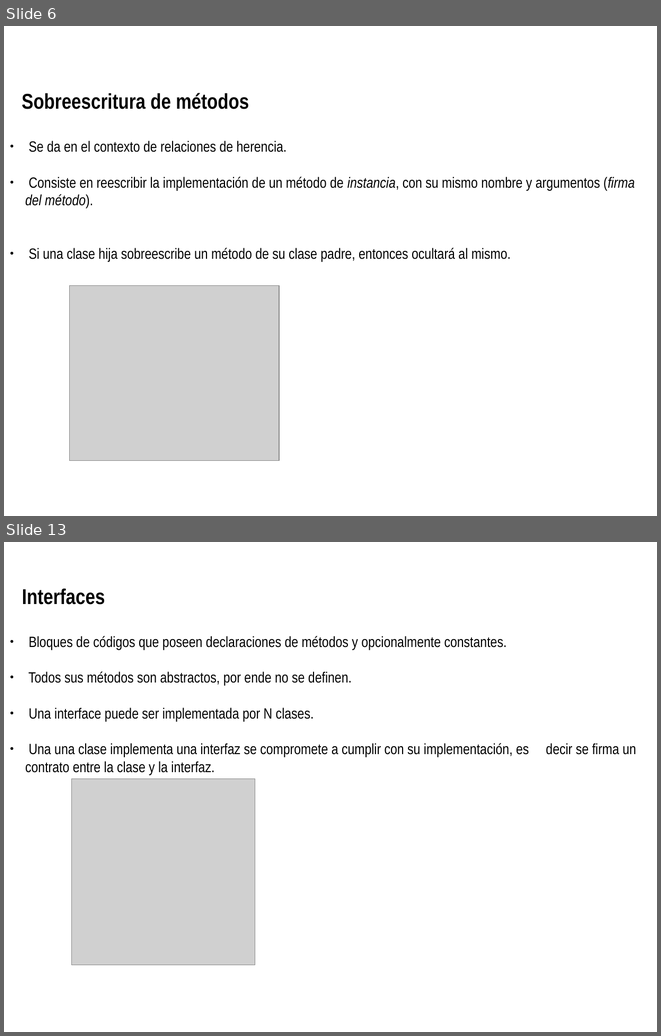
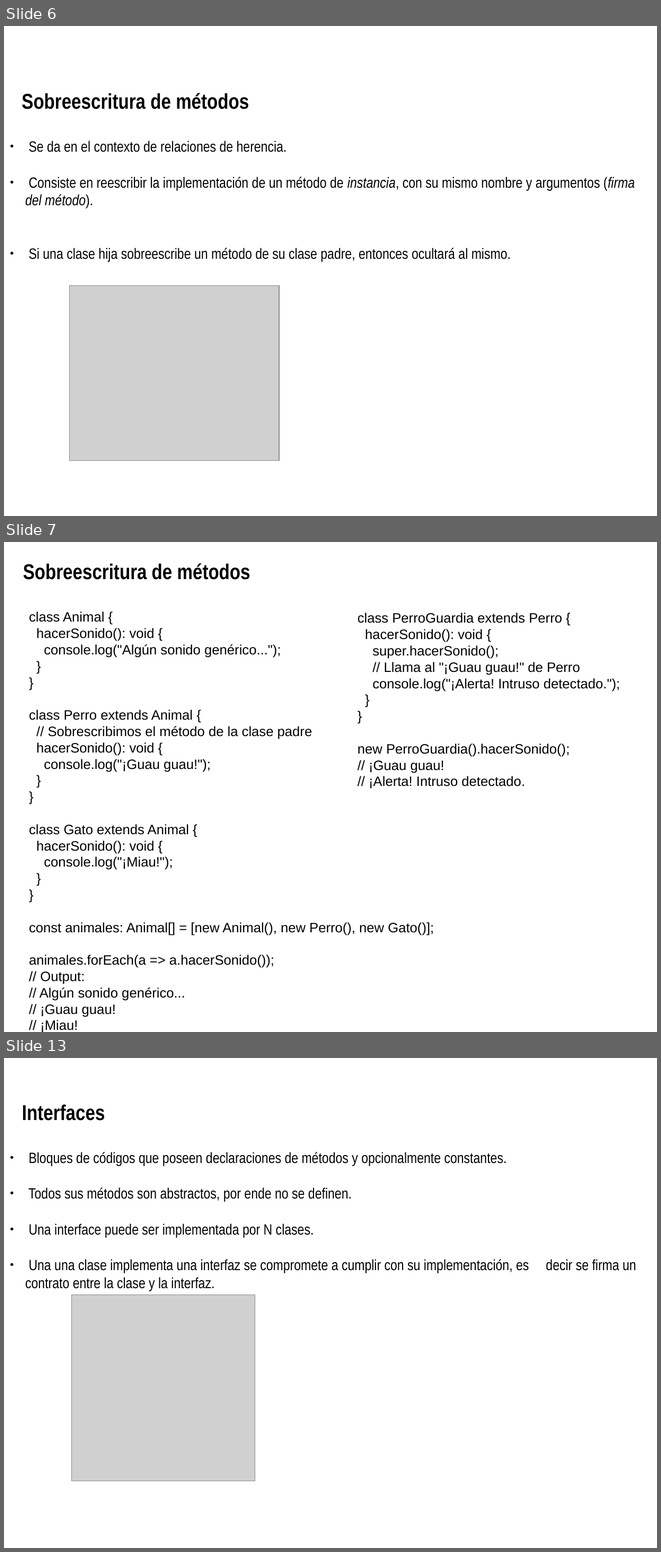
Before and after one commit to Agustin-Nicolas-Torres/paradigmaUAP2025, a slide deck: objetos/poo_2.odp. Shown one above the other, each under a label of ours: slides 6 and 13 before the commit, slides 6, 7 and 13 after it; the slides between them are not shown. The pictures are 661x1036 and 661x1552 pixels, drawn with LibreOffice and Linux fonts; fonts in the diff are those of the drawing; grey boxes stand for pictures; background and template pictures are left out. Boxes give left, top, right and bottom in pixels: in the first picture for what was removed or moved away, otherwise in the second. Text is boxed around its words. In the diff, an @@ line names an element or a change of style, - is before the commit and + after.

Commit message:
clase 2

```diff
--- a/objetos/poo_2.odp
+++ b/objetos/poo_2.odp
@@ slide 7 added at box(4, 542, 657, 1032), background picture (left out) @@
@@ text added at box(23, 563, 250, 580), 23.6 pt, text #000000, bold @@
+Sobreescritura de métodos
@@ text added at box(29, 611, 434, 1000), 15 pt, text #000000 @@
+class Animal {
+hacerSonido(): void {
+console.log("Algún sonido genérico...");
+}
+}
+class Perro extends Animal {
+// Sobrescribimos el método de la clase padre
+hacerSonido(): void {
+console.log("¡Guau guau!");
+}
+}
+class Gato extends Animal {
+hacerSonido(): void {
+console.log("¡Miau!");
+}
+}
+const animales: Animal[] = [new Animal(), new Perro(), new Gato()];
+animales.forEach(a => a.hacerSonido());
+// Output:
+// Algún sonido genérico...
+// ¡Guau guau!
+// ¡Miau!
@@ text added at box(358, 612, 620, 788), 15 pt, text #000000 @@
+class PerroGuardia extends Perro {
+hacerSonido(): void {
+super.hacerSonido();
+// Llama al "¡Guau guau!" de Perro
+console.log("¡Alerta! Intruso detectado.");
+}
+}
+new PerroGuardia().hacerSonido();
+// ¡Guau guau!
+// ¡Alerta! Intruso detectado.
```
Also in this commit, not shown: 3 slides changed, 1 other slide added, 4 slides removed, 4 other files.
